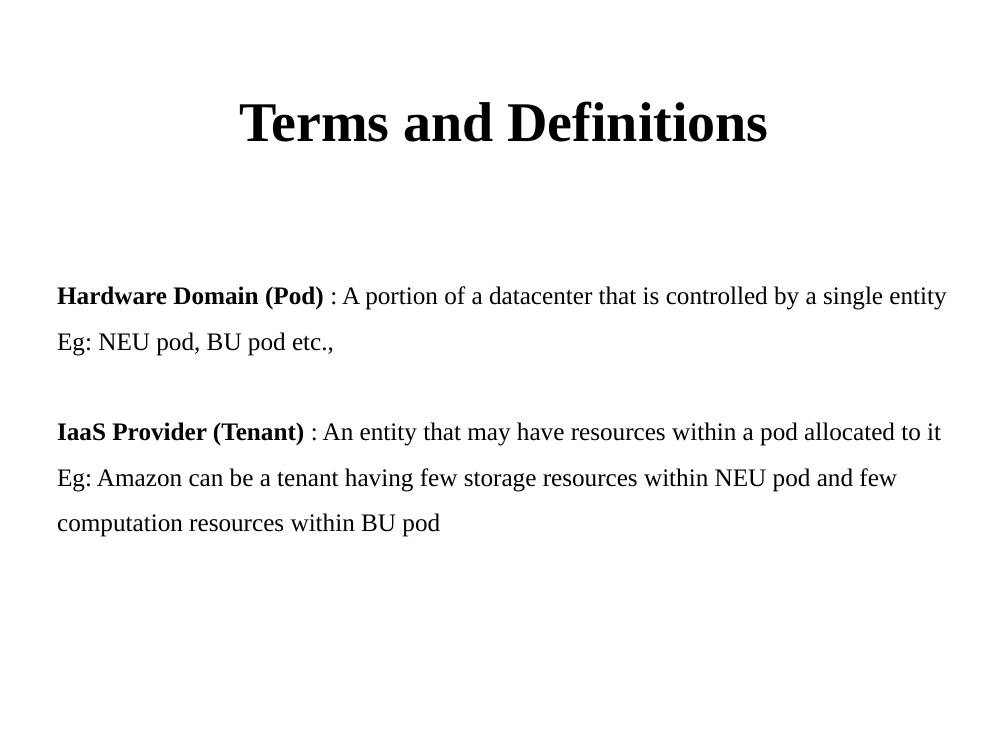
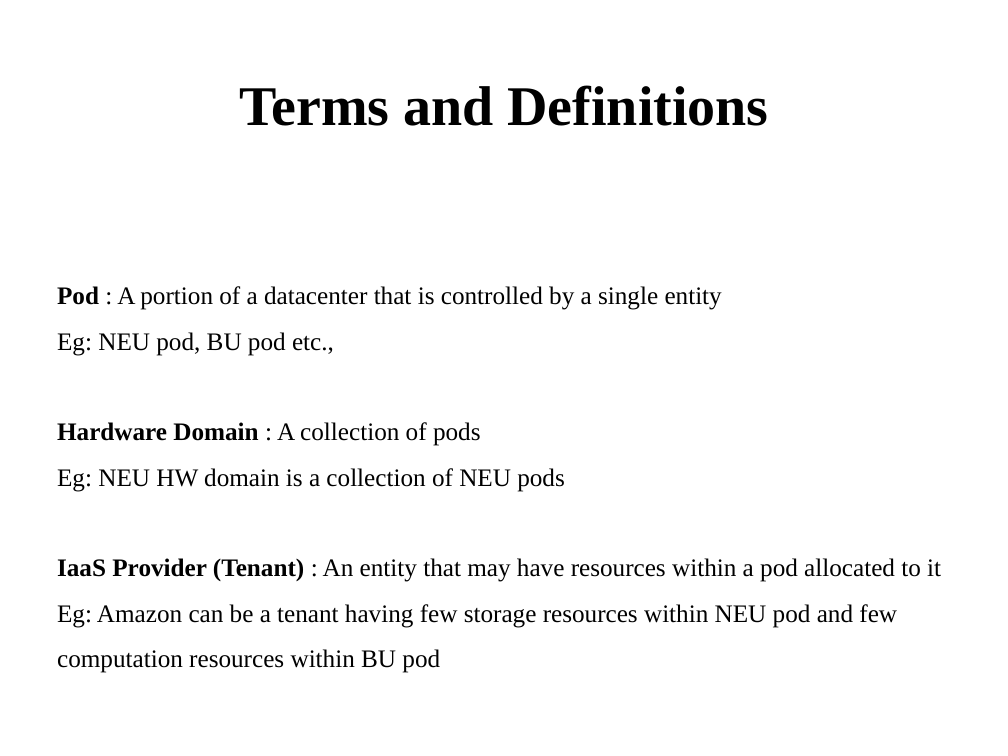
Before and after one commit to BU-NU-CLOUD-SP16/Network-Programmability-as-a-Service, a slide deck: slide 2 of Sprint_2_Demo.pptx. Drawn at 1008x756 pixels with LibreOffice and Linux fonts; fonts in the diff are those of the drawing. Boxes give left, top, right and bottom in pixels: in the first picture for what was removed or moved away, otherwise in the second. Text is boxed around its words. In the diff, an @@ line names an element or a change of style, - is before the commit and + after.

```diff
--- a/Sprint_2_Demo.pptx
+++ b/Sprint_2_Demo.pptx
@@ title "Terms and Definitions": place and size @@
-title "Terms and Definitions" at (239,101,769,142)
+title "Terms and Definitions" at (239,85,769,126)
@@ text at (57,286,722,310): text changed @@
-Hardware Domain (Pod) : A portion of a datacenter that is controlled by a single entity
+Pod : A portion of a datacenter that is controlled by a single entity
@@ text at (57,422,565,492): paragraphs added @@
+Hardware Domain : A collection of pods
+Eg: NEU HW domain is a collection of NEU pods
```
Also in this commit, not shown: 6 other slides changed.
